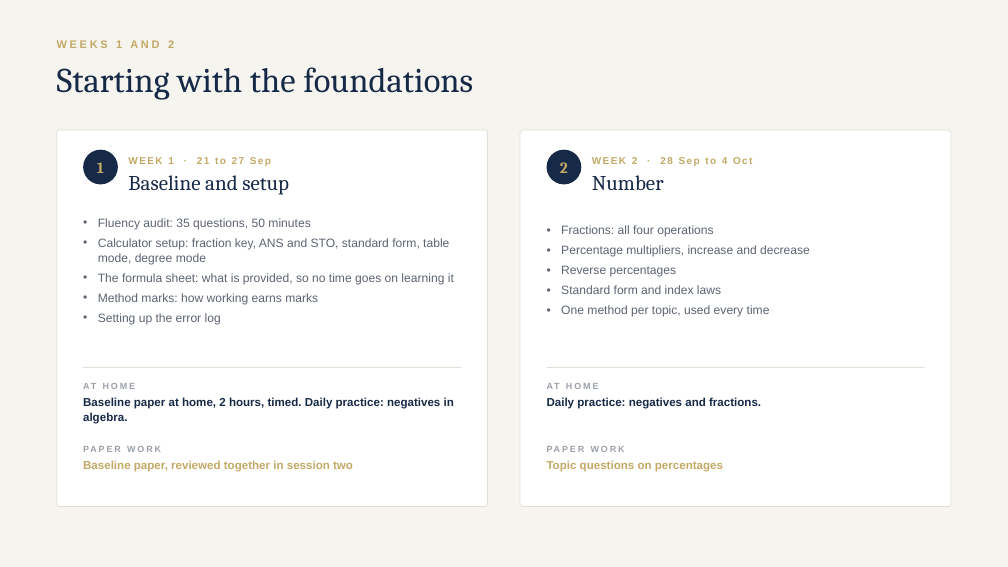
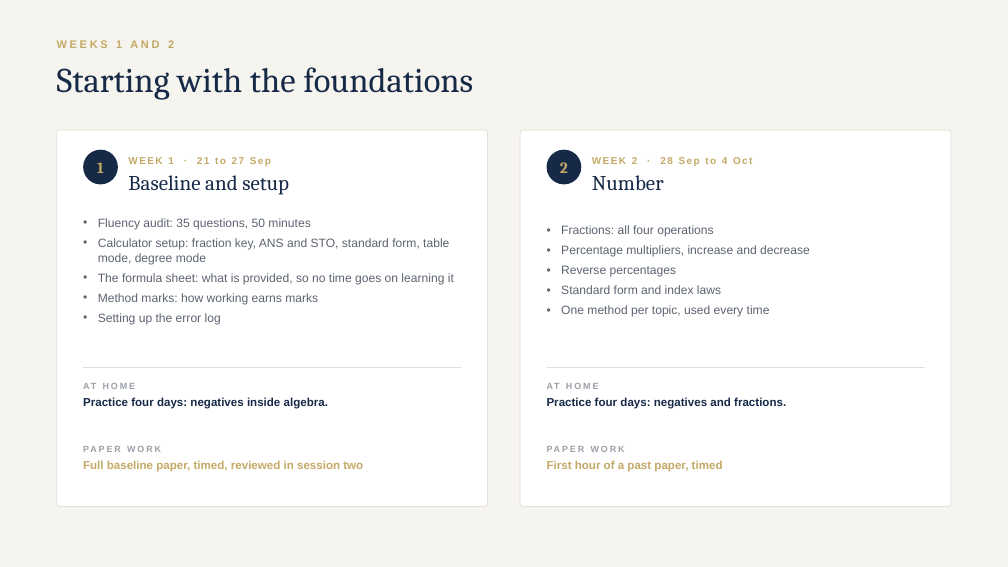
Before and after one commit to AliAljawabra/Daily, a slide deck: slide 7 of tutoring/charlotte/Charlotte_maths_plan.pptx. Drawn at 1008x567 pixels with LibreOffice and Linux fonts; fonts in the diff are those of the drawing. Boxes give left, top, right and bottom in pixels: in the first picture for what was removed or moved away, otherwise in the second. Text is boxed around its words. In the diff, an @@ line names an element or a change of style, - is before the commit and + after.

```diff
--- a/tutoring/charlotte/Charlotte_maths_plan.pptx
+++ b/tutoring/charlotte/Charlotte_maths_plan.pptx
@@ text at <box>83,397,328,409</box>: text changed @@
-Baseline paper at home, 2 hours, timed. Daily practice: negatives in algebra.
+Practice four days: negatives inside algebra.
@@ text at <box>547,397,786,409</box>: text changed @@
-Daily practice: negatives and fractions.
+Practice four days: negatives and fractions.
@@ text at <box>83,460,363,472</box>: text changed @@
-Baseline paper, reviewed together in session two
+Full baseline paper, timed, reviewed in session two
@@ text at <box>547,460,723,472</box>: text changed @@
-Topic questions on percentages
+First hour of a past paper, timed
```
Also in this commit, not shown: 8 other slides changed, 2 other files.
